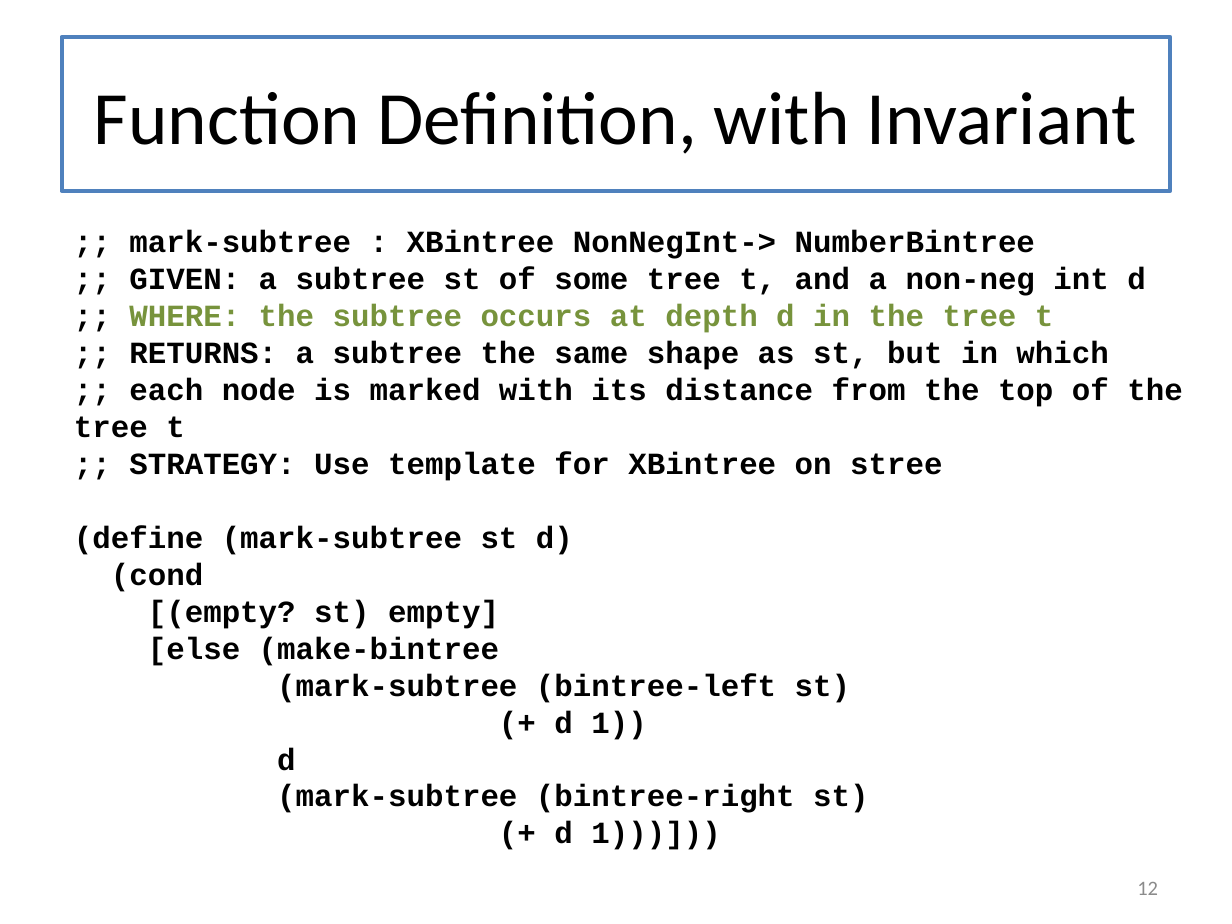
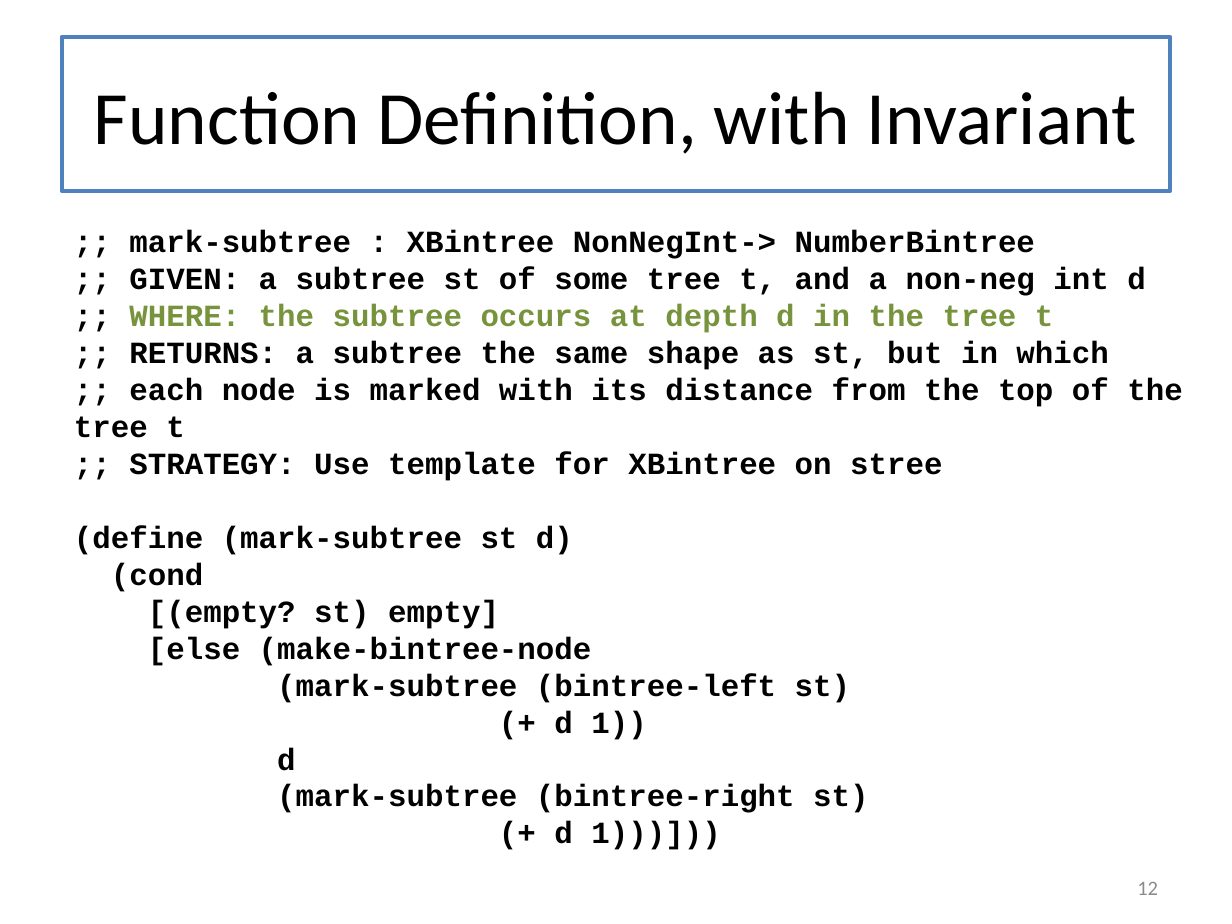
Before and after one commit to mwand/cs5010f17, a slide deck: slide 12 of Slides/Lesson 7.2 Invariants and Context Variables.pptx. Drawn at 1232x924 pixels with LibreOffice and Linux fonts; fonts in the diff are those of the drawing. Boxes give left, top, right and bottom in pixels: in the first picture for what was removed or moved away, otherwise in the second. Text is boxed around its words. In the diff, an @@ line names an element or a change of style, - is before the commit and + after.

Commit message:
fixed typo in L7.2

```diff
--- a/Slides/Lesson 7.2 Invariants and Context Variables.pptx
+++ b/Slides/Lesson 7.2 Invariants and Context Variables.pptx
@@ text at [148, 636, 592, 666]: text changed @@
-[else (make-bintree
+[else (make-bintree-node
```
